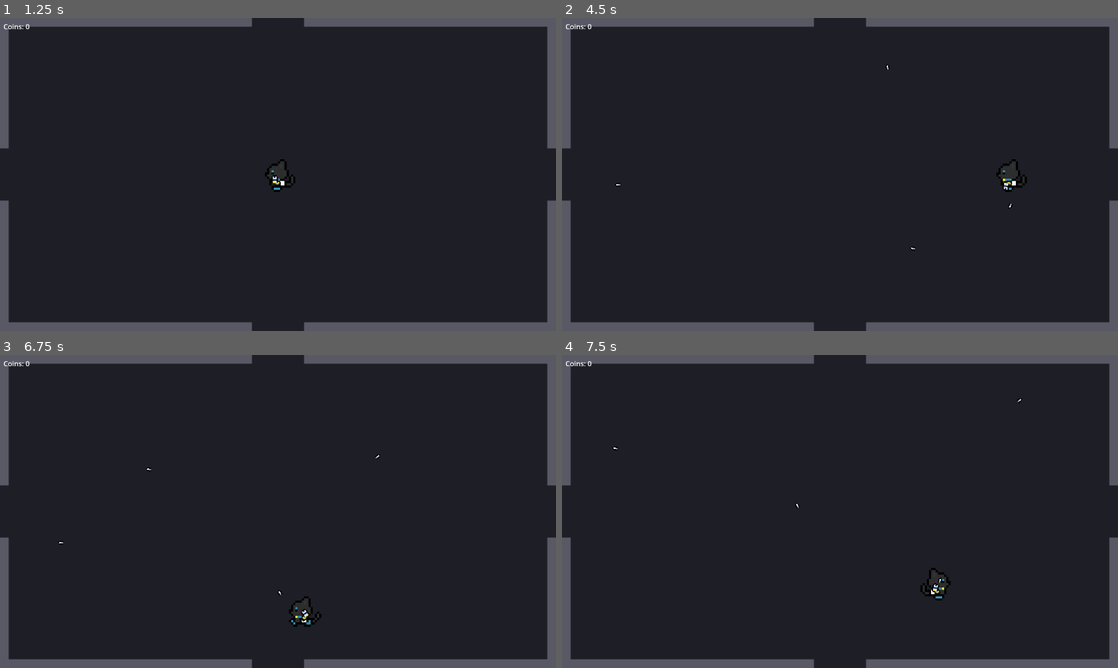
Above: before the commit, frames 1-4 (two rows, left to right).
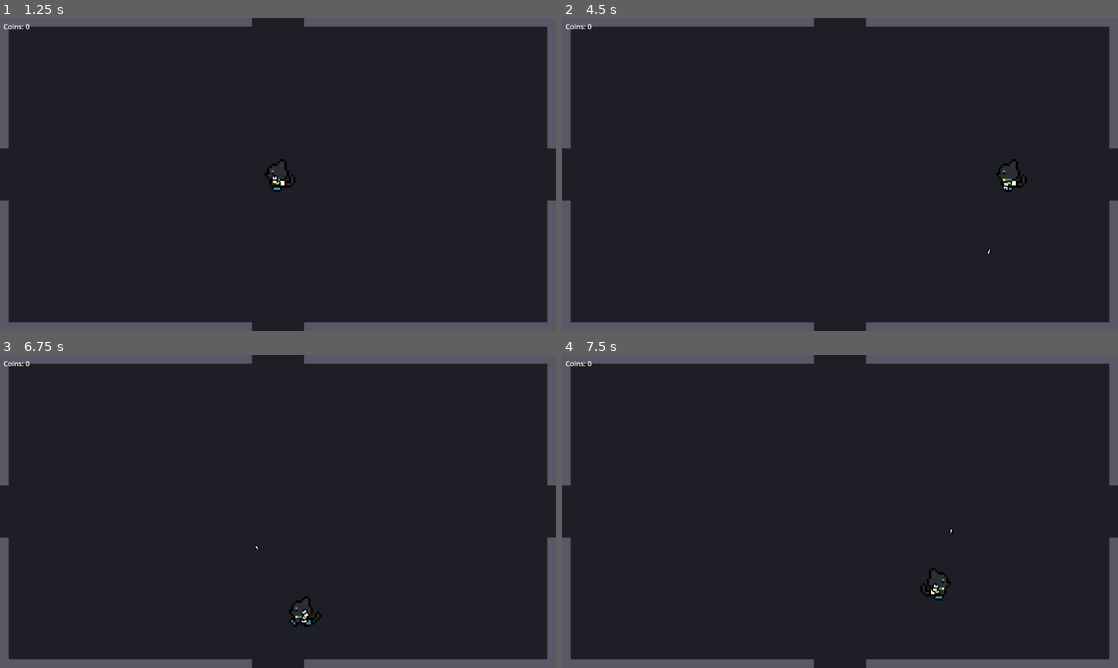
Above: after the commit, the same moments.

Repository: s4hlo/movie-jam
Game: Godot game, scene res://scenes/main_menu.tscn
The game is run twice, just before and just after one commit, with the same random seed, the same clock (stepped at 60 frames per second) and the same inputs.
Inputs (mouse positions are in pixels of both pictures, inside the frame that each line leads up to):
- Up to frame 1 (1.25 s): click "Start" at 0.5 s
- Up to frame 2 (4.5 s): tap Enter at 1.25 s; move the mouse to (962, 158) at 1.27 s; hold D (move_right) 1.28-2.03 s; click (962, 158) at 1.35 s; move the mouse to (728, 190) at 2.02 s; hold S (move_down) 2.03-2.78 s; click (728, 190) at 2.1 s; move the mouse to (895, 105) at 2.77 s; hold D (move_right) 2.78-3.53 s; click (895, 105) at 2.85 s; move the mouse to (812, 237) at 3.52 s; hold W (move_up) 3.53-4.28 s; click (812, 237) at 3.6 s; move the mouse to (1006, 221) at 4.27 s; hold A (move_left) from 4.28 s (still down); click (1006, 221) at 4.35 s
- Up to frame 3 (6.75 s): move the mouse to (111, 464) at 5.02 s; click (111, 464) at 5.1 s; move the mouse to (305, 511) at 5.77 s; release A (move_left) at 5.78 s; hold S (move_down) 5.78-6.53 s; click (305, 511) at 5.85 s; move the mouse to (194, 433) at 6.52 s; hold D (move_right) from 6.53 s (still down); click (194, 433) at 6.6 s
- Up to frame 4 (7.5 s): move the mouse to (962, 495) at 7.27 s; release D (move_right) at 7.28 s; hold W (move_up) from 7.28 s (still down); click (962, 495) at 7.35 s

Frame 1 is identical in both runs. In frame 2, less than 0.1% of the frame differs, in the area x 9-82%, y 14-76%; in frame 3, less than 0.1%, in the area x 10-69%, y 31-77%; in frame 4, less than 0.1%.

Commit message:
feature: make bullet faster

Diff:
--- a/scenes/bullet.gd
+++ b/scenes/bullet.gd
@@ -1,6 +1,6 @@
 extends Node2D
 
-const SPEED: int = 300
+const SPEED: int = 1300
 
 func _process(delta: float) -> void:
 	position += transform.x * SPEED * delta
